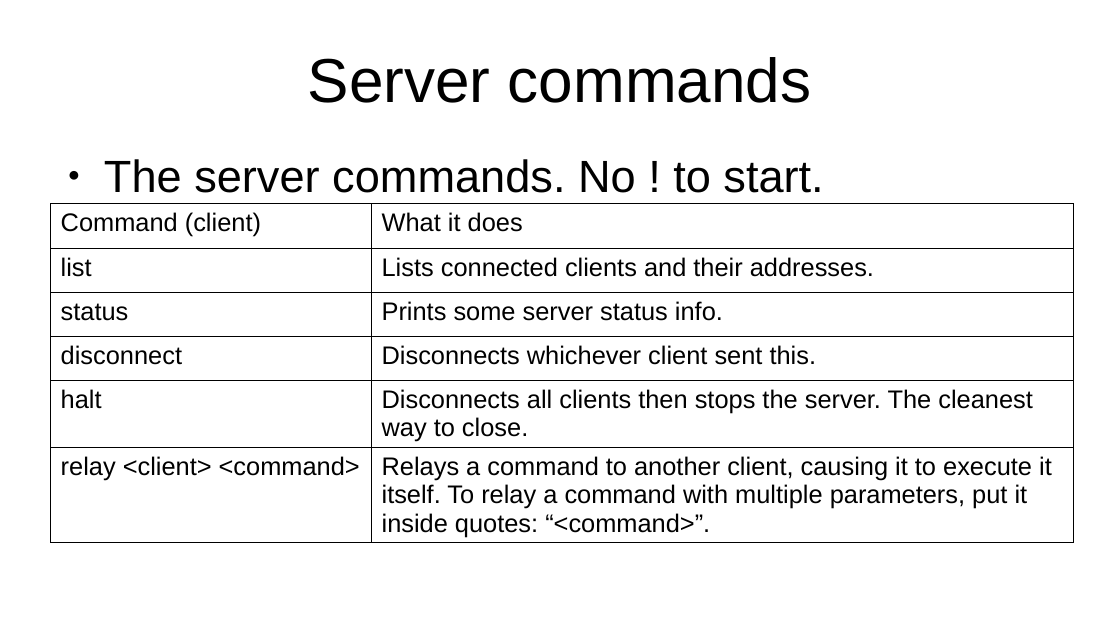
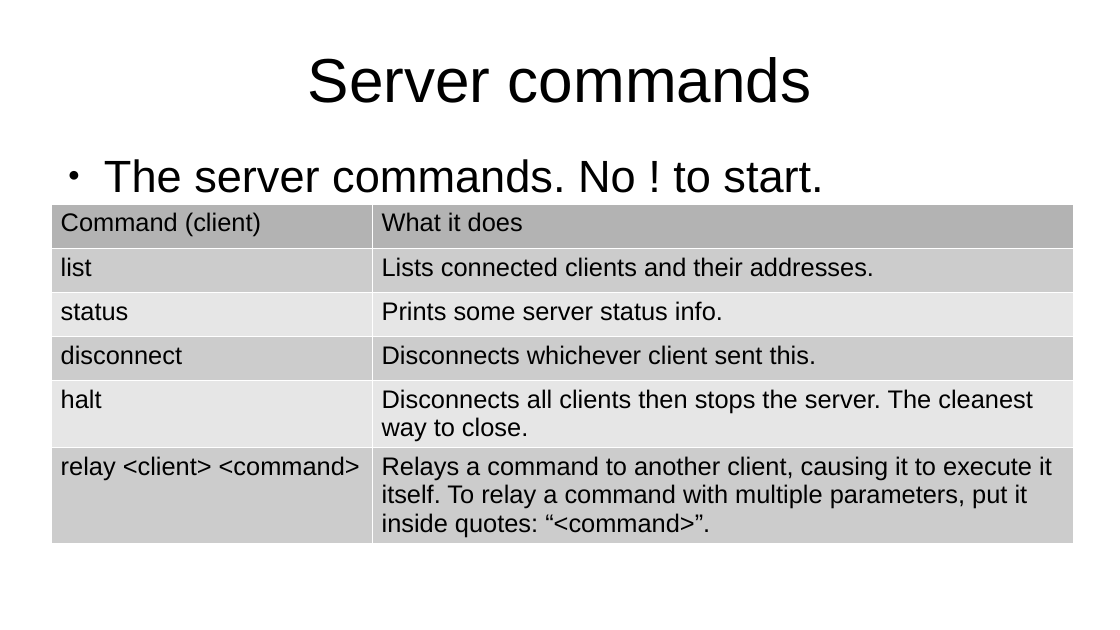
Before and after one commit to seventeenmagpie/skope-mrshim, a slide deck: slide 37 of shimmer/docs/user_guide_with_images.odp. Drawn at 1120x630 pixels with LibreOffice and Linux fonts; fonts in the diff are those of the drawing. Boxes give left, top, right and bottom in pixels: in the first picture for what was removed or moved away, otherwise in the second. Text is boxed around its words. In the diff, an @@ line names an element or a change of style, - is before the commit and + after.

```diff
--- a/shimmer/docs/user_guide_with_images.odp
+++ b/shimmer/docs/user_guide_with_images.odp
@@ table at bbox=[51, 203, 1074, 543] @@
@@ fill none to #B3B3B3 in row 1 @@
@@ fill none to #CCCCCC in 6 cells @@
@@ fill none to #E6E6E6 in 4 cells @@
@@ borders changed @@
```
Also in this commit, not shown: 3 other slides changed, 7 other files.
